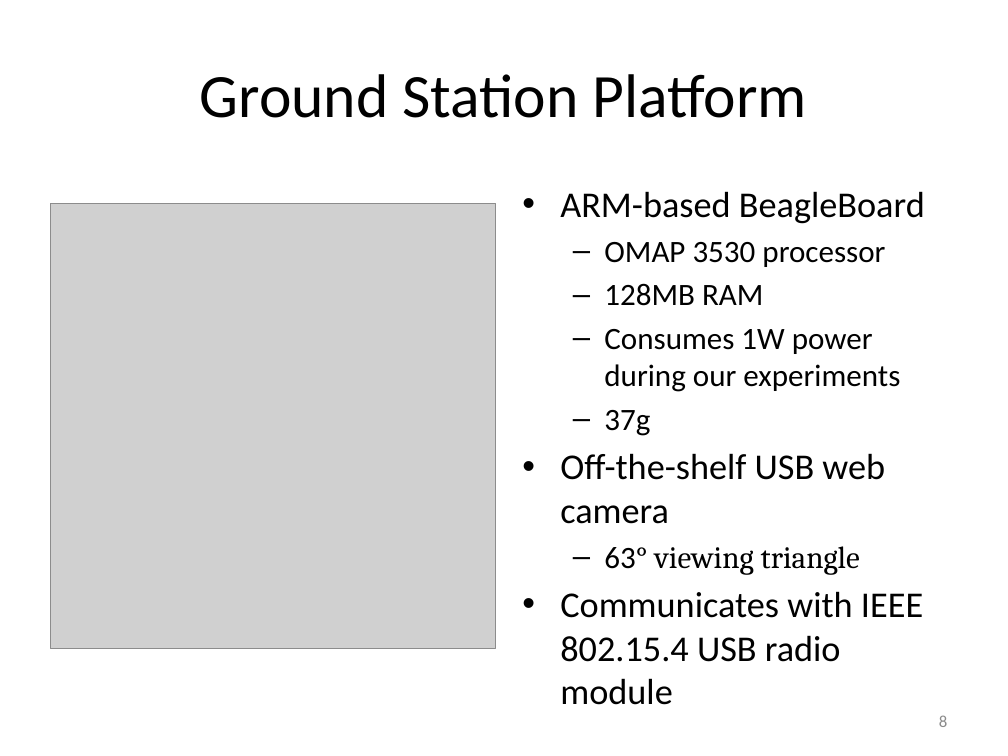
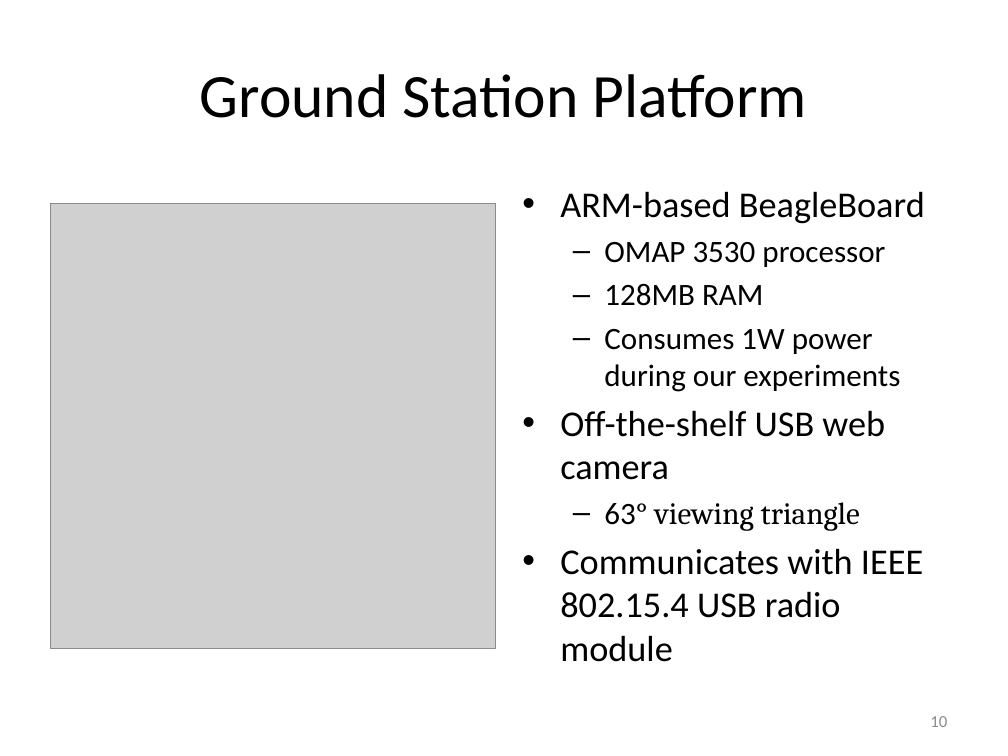
Before and after one commit to ryanjulian/manuscript-aamas2013, a slide deck: slide 10 of presentation/AAMAS_2013.pptx (slide 8 before the commit). Drawn at 1008x756 pixels with LibreOffice and Linux fonts; fonts in the diff are those of the drawing; grey boxes stand for pictures. Boxes give left, top, right and bottom in pixels: in the first picture for what was removed or moved away, otherwise in the second. Text is boxed around its words. In the diff, an @@ line names an element or a change of style, - is before the commit and + after.

```diff
--- a/presentation/AAMAS_2013.pptx
+++ b/presentation/AAMAS_2013.pptx
@@ text at <box>604,410,650,436</box>: paragraph removed @@
-  – 37g
@@ page number at <box>930,716,947,727</box>: text changed @@
-8
+10
```
Also in this commit, not shown: 8 other slides changed, 8 slides added, 3 other files.
